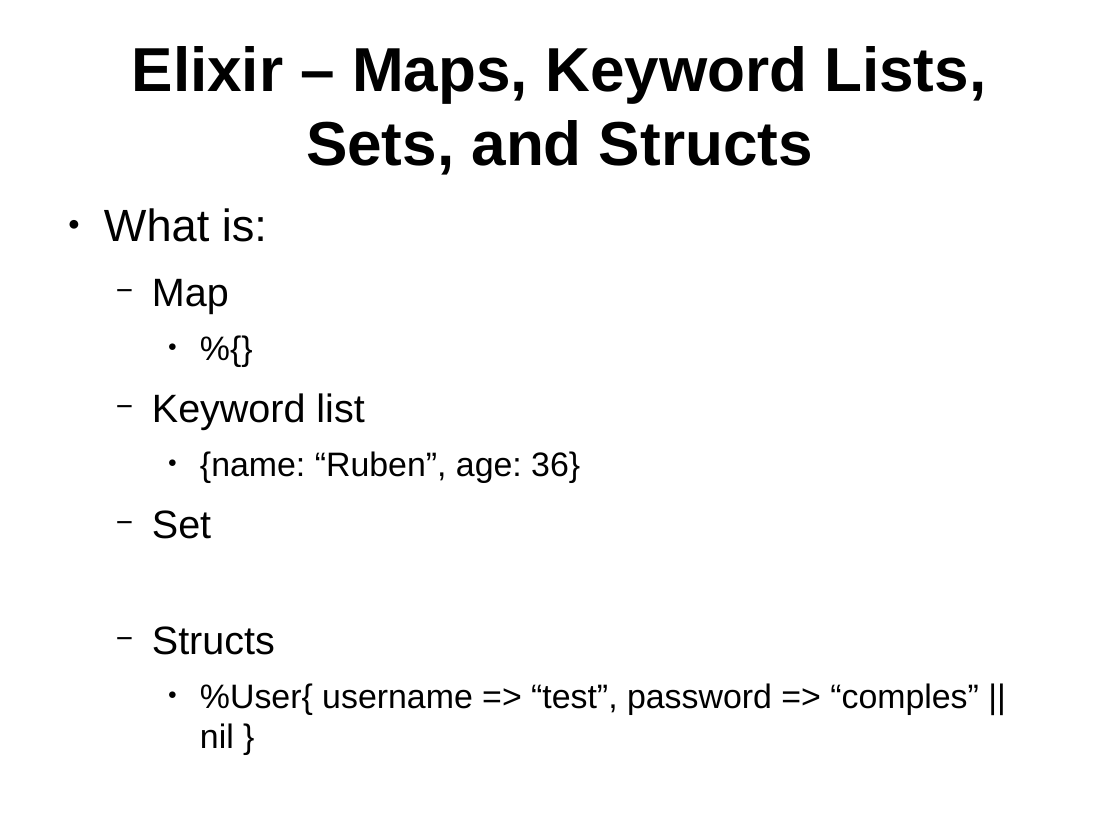
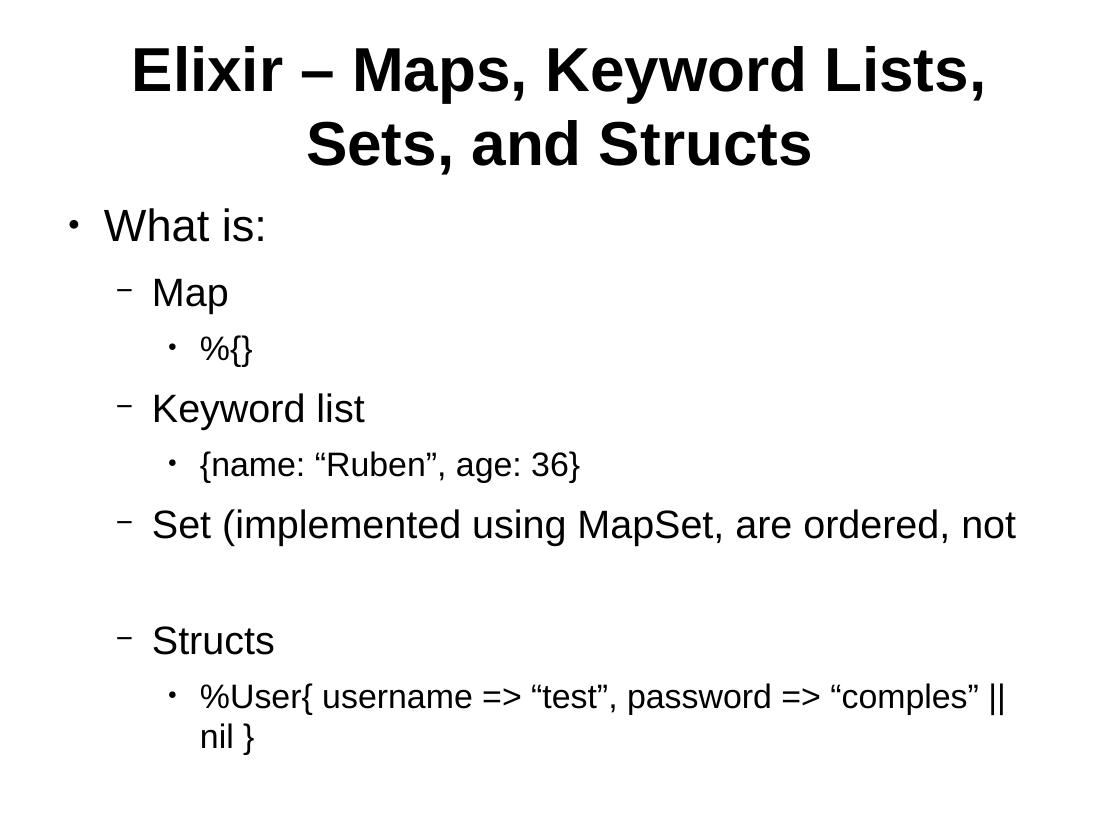
Before and after one commit to ramortegui/talks, a slide deck: slide 15 of elixir-basics.odp. Drawn at 1120x840 pixels with LibreOffice and Linux fonts; fonts in the diff are those of the drawing. Boxes give left, top, right and bottom in pixels: in the first picture for what was removed or moved away, otherwise in the second. Text is boxed around its words. In the diff, an @@ line names an element or a change of style, - is before the commit and + after.

Commit message:
Add Interactive Elixir Shell commands.

```diff
--- a/elixir-basics.odp
+++ b/elixir-basics.odp
@@ text at (152,509,1016,546): text changed @@
-  − Set
+  − Set (implemented using MapSet, are ordered, not
```
Also in this commit, not shown: 2 other slides changed, 4 other files.
